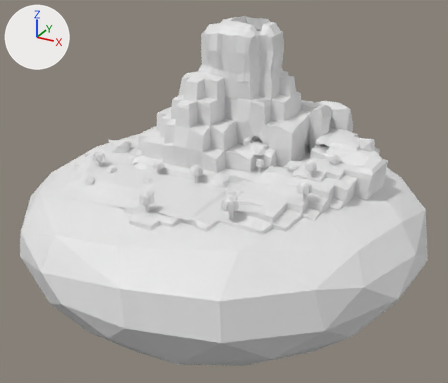
Two versions of the glTF model Models/Isla.gltf, one commit apart.
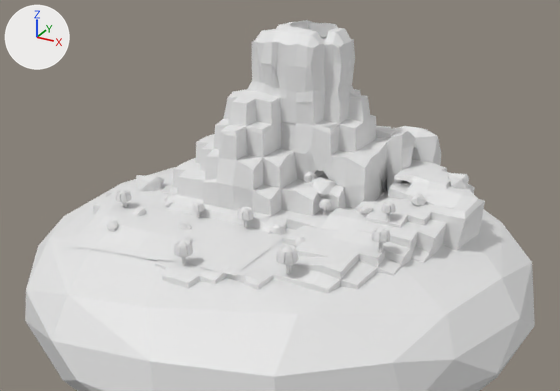
The first picture shows the older version from a 50 mm lens placed at (13.27, -24.16, 11.64), pointed at (-0.12, 0.17, -0.53). The close-ups show both versions on the part from 0% to 100% of the width and 0% to 82% of the height of that picture; other places that the commit changed are outside them. Arrows for +X, +Y and +Z are at upper left; the lights stay in place. Vertices at the same position are counted once.

The older version as bpy lines, for what is in view:
```python
me_grid = bpy.data.meshes.new('Grid')
me_grid.from_pydata(...)  # 3249 vertices, 6517 faces; spans x -10.5..8.8, y -11.0..8.3, z -9.3..7.8
me_grid_001 = bpy.data.meshes.new('Grid.001')
me_grid_001.from_pydata(...)  # 100 vertices, 162 faces; spans x -4.03..3.5, y -2.3..1.94, z -0.7..0.14
ob_grid = bpy.data.objects.new('Grid', me_grid)
ob_grid.location = (0.82, 1.35, -0.26)
ob_grid_001 = bpy.data.objects.new('Grid.001', me_grid_001)
ob_grid_001.location = (-1.78, -3.8, 1.0)
```
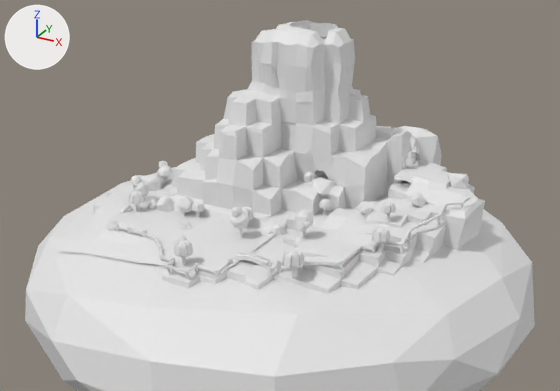
Changed parts and their boxes [x1, y1, x2, y2] in the close-ups (560 x 391 px; the box of a moved part takes in the faces that stretch with it):
'Grid.001', reshaped, moved, turned
    before: [63, 192, 295, 275]
    after: [59, 195, 276, 278]
part 1 of me_grid, moved or reshaped
    before: [132, 207, 146, 217]
    after: [119, 204, 133, 213]
part 2 of me_grid, deleted
    before: [116, 189, 131, 207]
part 3 of me_grid, built on
    before: [161, 199, 437, 274]
    after: [114, 135, 471, 280]

The change, as a list of edits to the scene's bpy script:
```text
Change me_grid:
    used by ob_grid; location = (0.82, 1.35, -0.26)
    remove me_grid.from_pydata(...)  # 3249 vertices, 6517 faces; spans x -10.5..8.8, y -11.0..8.3, z -9.3..7.8
    add me_grid.from_pydata(...)  # 4373 vertices, 8645 faces; spans x -10.5..8.8, y -11.0..8.3, z -9.3..7.8
    me_grid part 1: the loose piece of 12 vertices spanning x -4.9..-4.5, y -5.2..-4.7, z 1.2..1.7 is moved by (-0.6, 0.0, 0.0)
    me_grid part 2: the loose piece of 177 vertices spanning x -5.9..-5.4, y -4.9..-4.3, z 1.2..2.1 is deleted
    me_grid part 3: 91 vertices moved within x -4.8..4.4, y -7.6..-2.3, z 1.3..2.4; 184 vertices removed from x -4.8..4.5, y -6.8..-1.4, z 1.1..2.2; 1485 vertices added at x -6.4..6.1, y -8.2..2.5, z 0.7..3.9
Change me_grid_001:
    used by ob_grid_001; location = (-1.78, -3.8, 1.0)
    remove me_grid_001.from_pydata(...)  # 100 vertices, 162 faces; spans x -4.03..3.5, y -2.3..1.94, z -0.7..0.14
    add me_grid_001.from_pydata(...)  # 100 vertices, 162 faces; spans x -3.92..3.35, y -2.21..1.86, z -0.71..0.22
    me_grid_001 part 4
    98 vertices are removed from x -4.03..3.5, y -2.3..1.94, z -0.7..0.14
    162 faces are deleted
    1 vertex moves within x 0.99, y 0.53, z 0.12
    90 vertices are added at x -3.92..3.35, y -2.21..1.86, z -0.71..0.22
    8 new vertices lie (0.84, 0.0, 0.0) away from vertices in x -1.52..1.82, y -1.83..1.86, z 0.03..0.14
    162 new faces join them
Change ob_grid_001:
    ob_grid_001.location: (-1.78, -3.8, 1.0) -> (-2.0, -4.17, 1.0)
    ob_grid_001.rotation_euler: (0.0, 0.0, 0.0) -> (0.0265, 0.0, 0.0)  # degrees (0, 0, 0) -> degrees (1.5, 0, 0)
```
